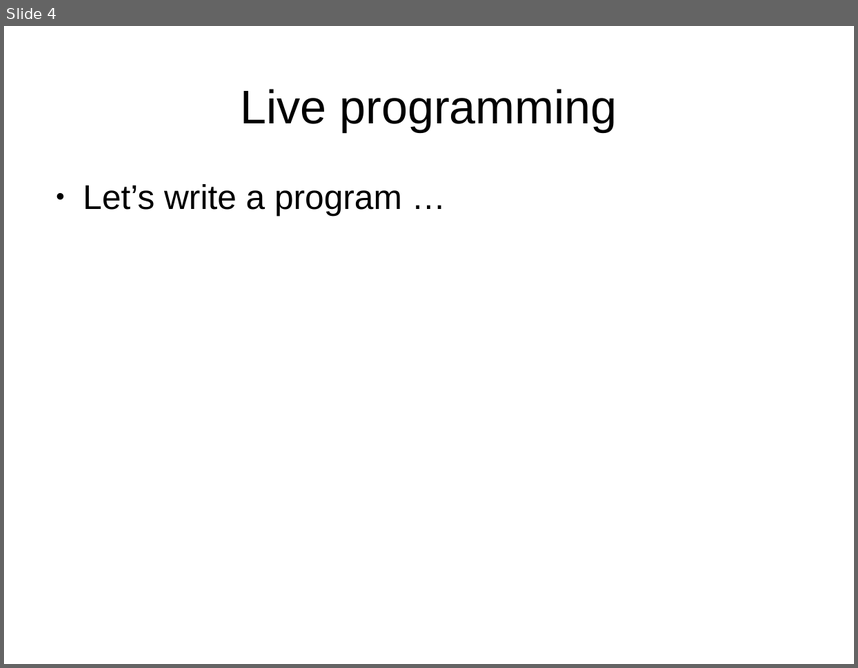
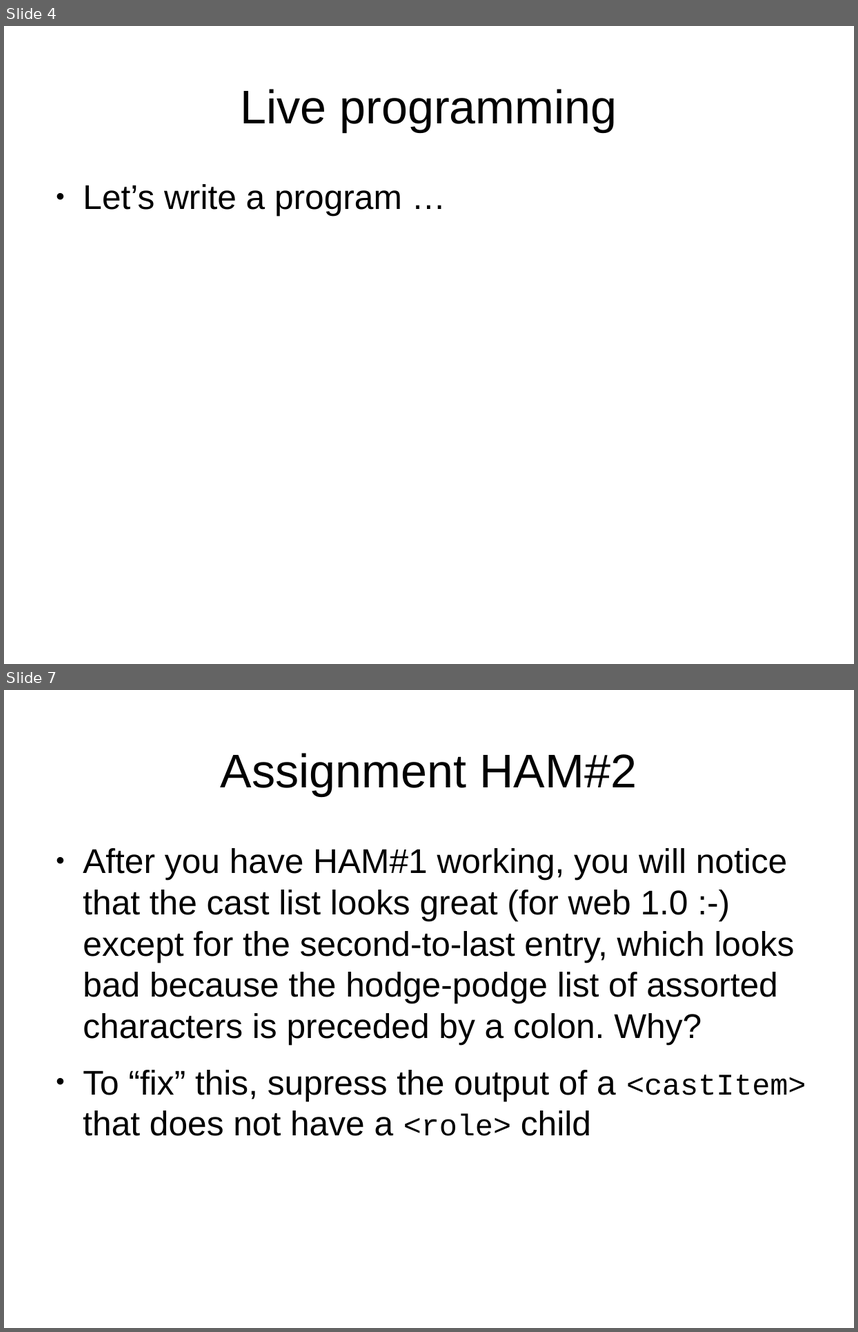
Before and after one commit to martindholmes/XSLT_workshops, a slide deck: intro/presentations/07_Hamlet_in_HTML.odp. Shown one above the other, each under a label of ours: slide 4 before the commit, slides 4 and 7 after it; the slides between them are not shown. The pictures are 858x668 and 858x1332 pixels, drawn with LibreOffice and Linux fonts; fonts in the diff are those of the drawing. Boxes give left, top, right and bottom in pixels: in the first picture for what was removed or moved away, otherwise in the second. Text is boxed around its words. In the diff, an @@ line names an element or a change of style, - is before the commit and + after.

```diff
--- a/intro/presentations/07_Hamlet_in_HTML.odp
+++ b/intro/presentations/07_Hamlet_in_HTML.odp
@@ slide 7 added at (4, 690, 854, 1328), background #FFFFFF @@
@@ title added at (221, 753, 637, 796), 44 pt, text #000000 @@
+Assignment HAM#2
@@ text added at (83, 848, 806, 1136), 32 pt, text #000000 @@
+● After you have HAM#1 working, you will notice that the cast list looks great (for web 1.0 :-) except for the second-to-last entry, which looks bad because the hodge-podge list of assorted characters is preceded by a colon. Why?
+● To “fix” this, supress the output of a <castItem> that does not have a <role> child
```
Also in this commit, not shown: 1 slide changed, 2 other slides added, 1 other file.
